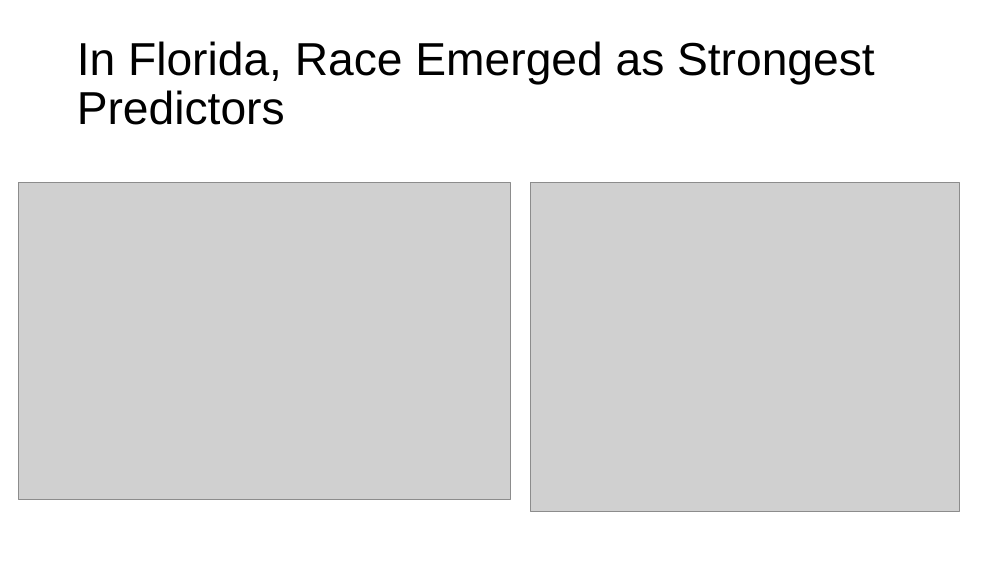
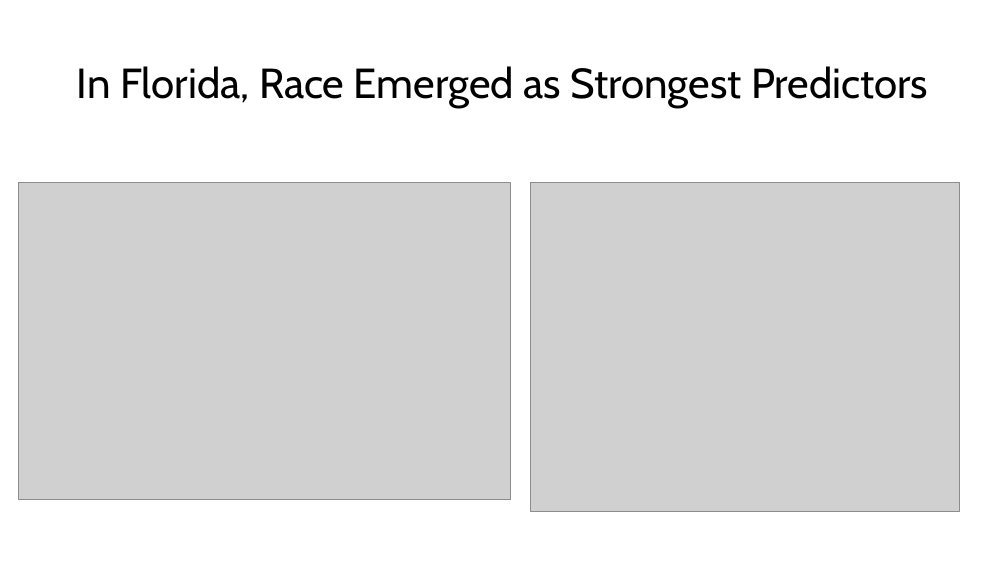
Before and after one commit to cxclark/covid19-analysis, a slide deck: slide 17 of 2020_10_30_covid_usa_analysis.pptx. Drawn at 1008x567 pixels with LibreOffice and Linux fonts; fonts in the diff are those of the drawing; grey boxes stand for pictures. Boxes give left, top, right and bottom in pixels: in the first picture for what was removed or moved away, otherwise in the second. Text is boxed around its words. In the diff, an @@ line names an element or a change of style, - is before the commit and + after.

```diff
--- a/2020_10_30_covid_usa_analysis.pptx
+++ b/2020_10_30_covid_usa_analysis.pptx
@@ title "In Florida, Race Emerged as ..." at box(77, 66, 928, 108): size 44 to 40 pt, font Arial to Cabin @@
```
Also in this commit, not shown: 22 other slides changed, 2 other files.
